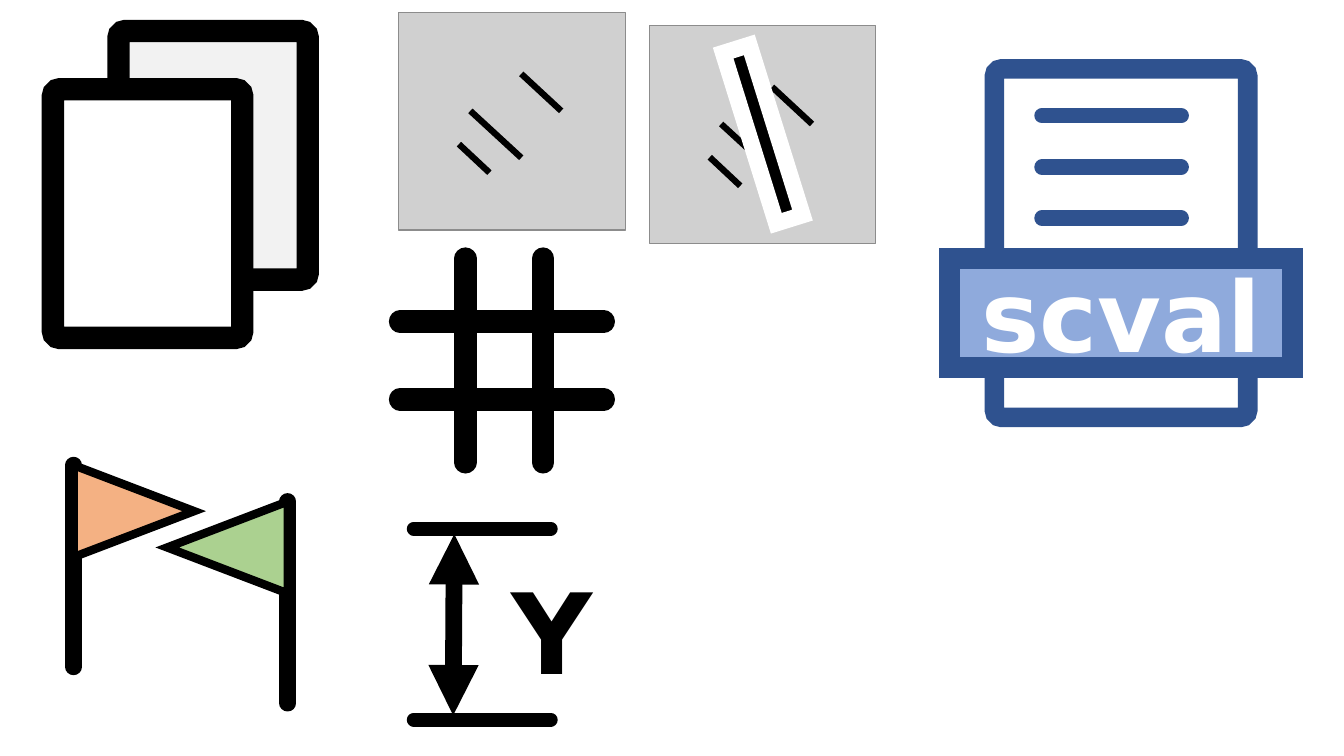
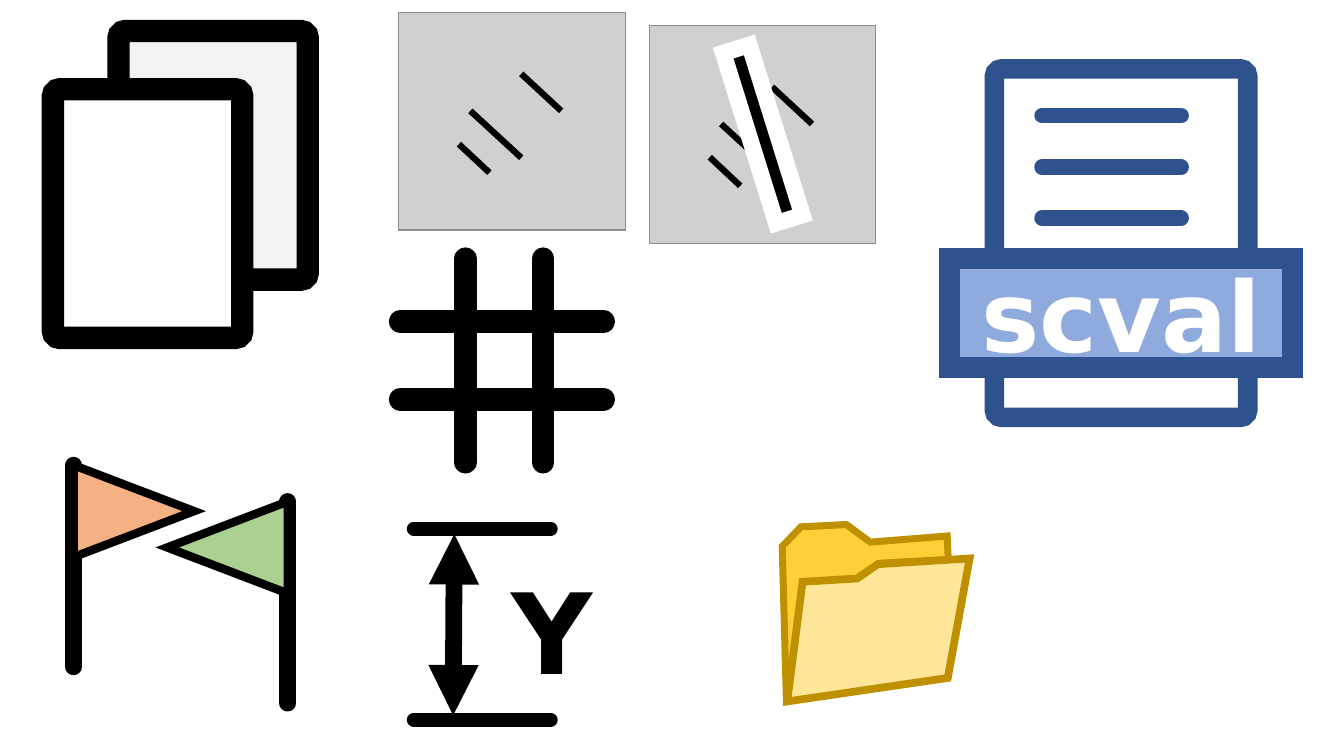
Before and after one commit to scrutinydebugger/scrutiny-devtools, a slide deck: slide 8 of graphics/graphics.pptx. Drawn at 1344x756 pixels with LibreOffice and Linux fonts; fonts in the diff are those of the drawing; grey boxes stand for pictures. Boxes give left, top, right and bottom in pixels: in the first picture for what was removed or moved away, otherwise in the second. Text is boxed around its words. In the diff, an @@ line names an element or a change of style, - is before the commit and + after.

```diff
--- a/graphics/graphics.pptx
+++ b/graphics/graphics.pptx
@@ freeform shape added at [782,524,949,702], fill #FFCF37, outline #BF9000 5 pt @@
@@ freeform shape added at [787,559,970,702], fill #FFE699, outline #BF9000 5.5 pt @@
```
Also in this commit, not shown: 1 slide added, 1 slide removed, 9 other files.
